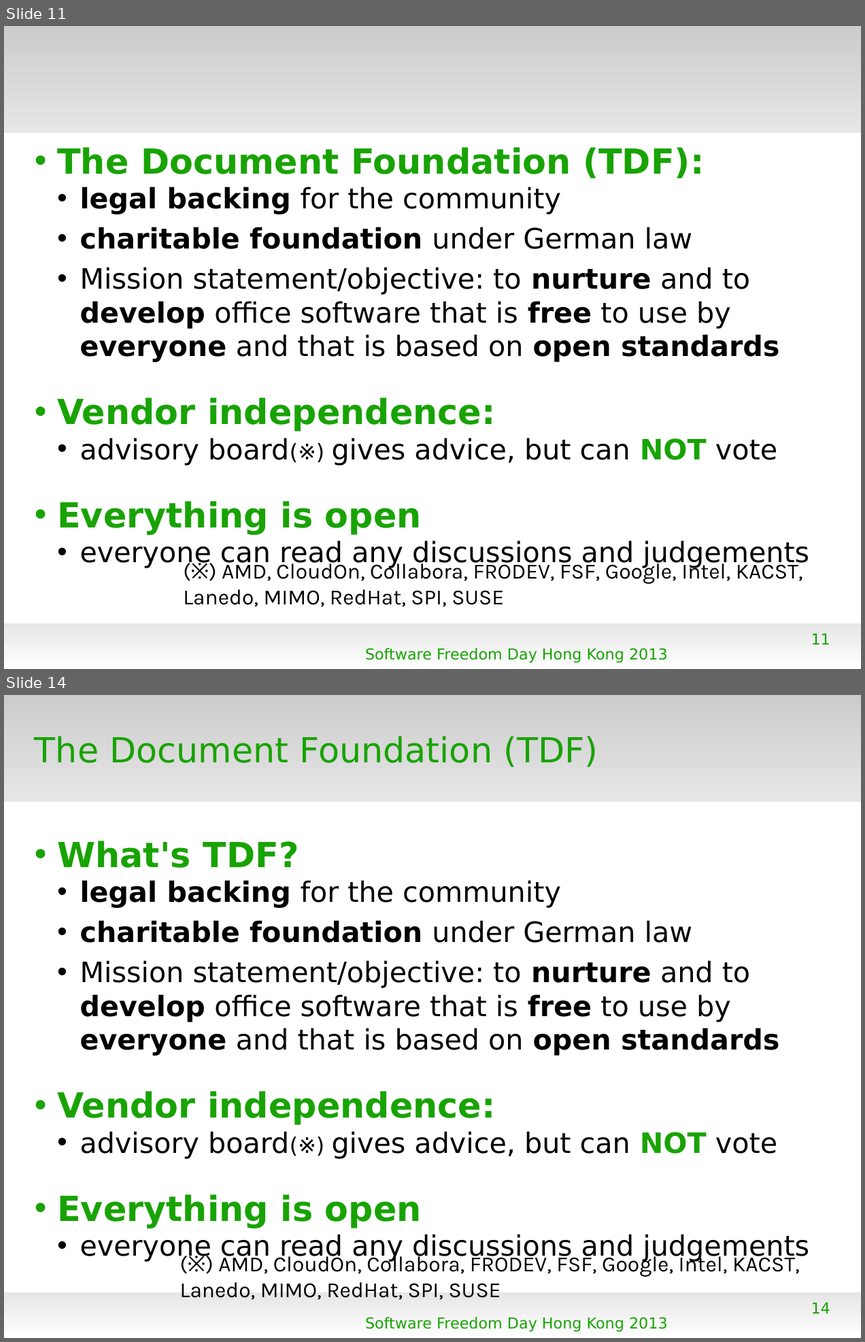
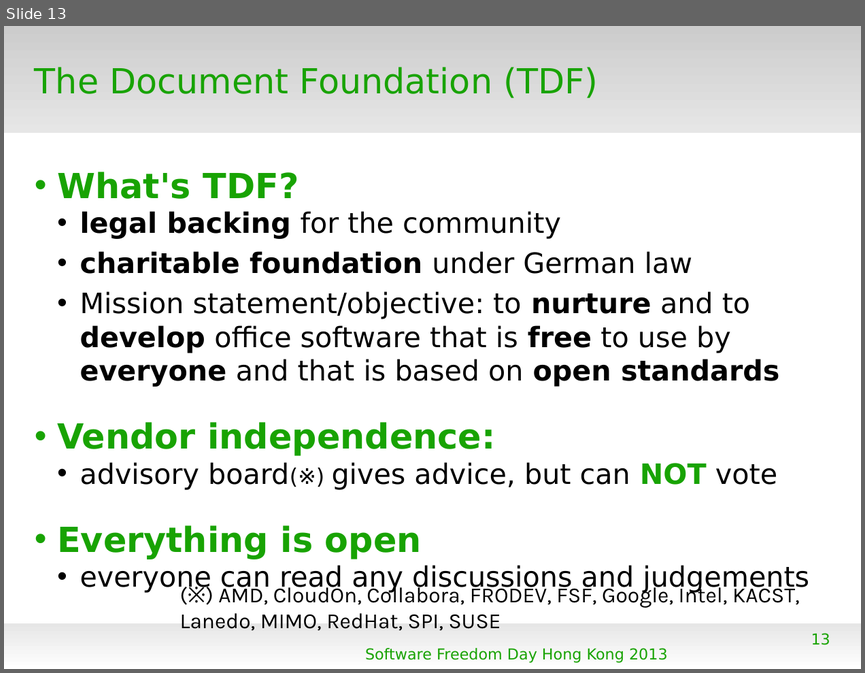
Before and after one commit to naruoga/KantoLibreOffice, a slide deck: others/SFD2013HK.odp. Shown one above the other, each under a label of ours: slides 11 and 14 before the commit, slide 13 after it; the slides between them are not shown. The pictures are 865x1342 and 865x673 pixels, drawn with LibreOffice and Linux fonts; fonts in the diff are those of the drawing; background and template pictures are left out. Boxes give left, top, right and bottom in pixels: in the first picture for what was removed or moved away, otherwise in the second. Text is boxed around its words. In the diff, an @@ line names an element or a change of style, - is before the commit and + after.

```diff
--- a/others/SFD2013HK.odp
+++ b/others/SFD2013HK.odp
@@ slide 11 removed at bbox=[4, 26, 861, 669], background #FFFFFF; not listed: 2 template elements that a slide beside it also shows @@
@@ text removed at bbox=[57, 147, 809, 568] @@
-• The Document Foundation (TDF):
-  • legal backing for the community
-  • charitable foundation under German law
-  • Mission statement/objective: to nurture and to develop office software that is free to use by everyone and that is based on open standards
-• Vendor independence:
-  • advisory board(※) gives advice, but can NOT vote
-• Everything is open
-  • everyone can read any discussions and judgements
@@ text removed at bbox=[183, 559, 803, 607] @@
-(※) AMD, CloudOn, Collabora, FRODEV, FSF, Google, Intel, KACST, Lanedo, MIMO, RedHat, SPI, SUSE
@@ page number removed at bbox=[811, 633, 830, 644] @@
-11
@@ text removed at bbox=[365, 648, 668, 662] @@
-Software Freedom Day Hong Kong 2013
@@ what was slide 14 is now slide 13 @@
@@ page number at bbox=[811, 633, 830, 645]: text changed @@
-14
+13
```
Also in this commit, not shown: 9 slides changed, 15 slides added, 2 other slides removed, 2 other files.
